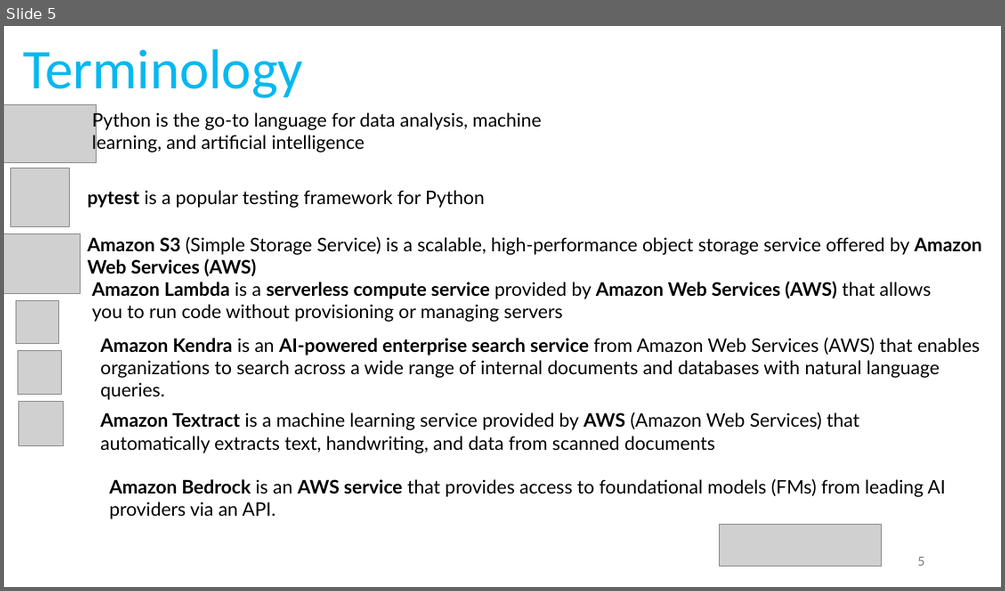
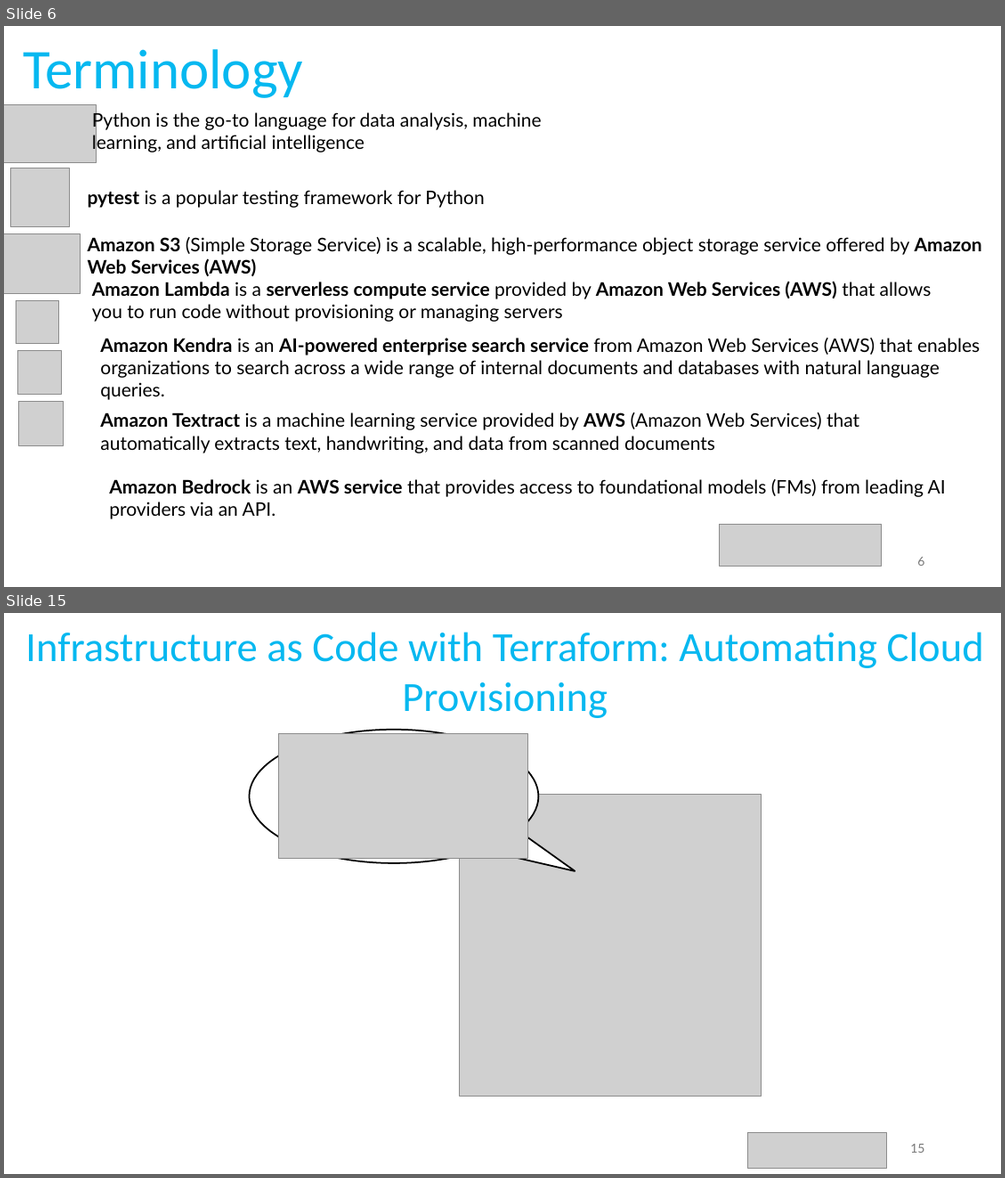
Before and after one commit to ShayanCanty/CaseStudy, a slide deck: casestudy.pptx. Shown one above the other, each under a label of ours: slide 5 before the commit, slides 6 and 15 after it; the slides between them are not shown. The pictures are 1005x591 and 1005x1178 pixels, drawn with LibreOffice and Linux fonts; fonts in the diff are those of the drawing; grey boxes stand for pictures. Boxes give left, top, right and bottom in pixels: in the first picture for what was removed or moved away, otherwise in the second. Text is boxed around its words. In the diff, an @@ line names an element or a change of style, - is before the commit and + after.

```diff
--- a/casestudy.pptx
+++ b/casestudy.pptx
@@ slide 15 added at bbox=[4, 613, 1001, 1174], background #FFFFFF @@
@@ text added at bbox=[25, 632, 984, 718], 40 pt, text #06B8F0 @@
+Infrastructure as Code with Terraform: Automating Cloud Provisioning
@@ speech bubble added at bbox=[250, 730, 539, 863], fill #FFFFFF, outline #000000 1.5 pt @@
@@ picture added at bbox=[278, 734, 527, 859] @@
@@ picture added at bbox=[459, 794, 760, 1096] @@
@@ picture added at bbox=[748, 1133, 886, 1167] @@
@@ page number added at bbox=[910, 1143, 924, 1152], 12 pt, text #797979 @@
+15
@@ what was slide 5 is now slide 6 @@
@@ page number at bbox=[917, 556, 924, 565]: text changed @@
-5
+6
```
Also in this commit, not shown: 2 slides changed, 25 other slides added, 1 slide removed.
